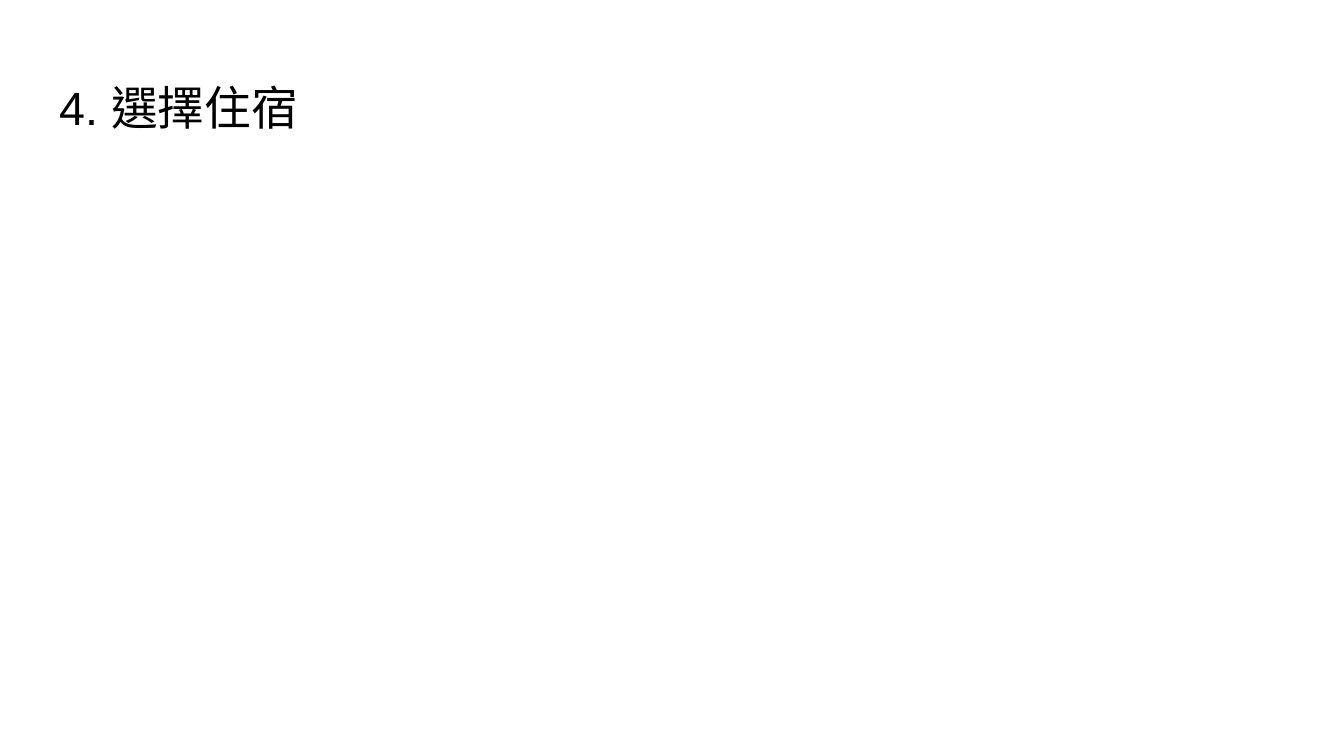
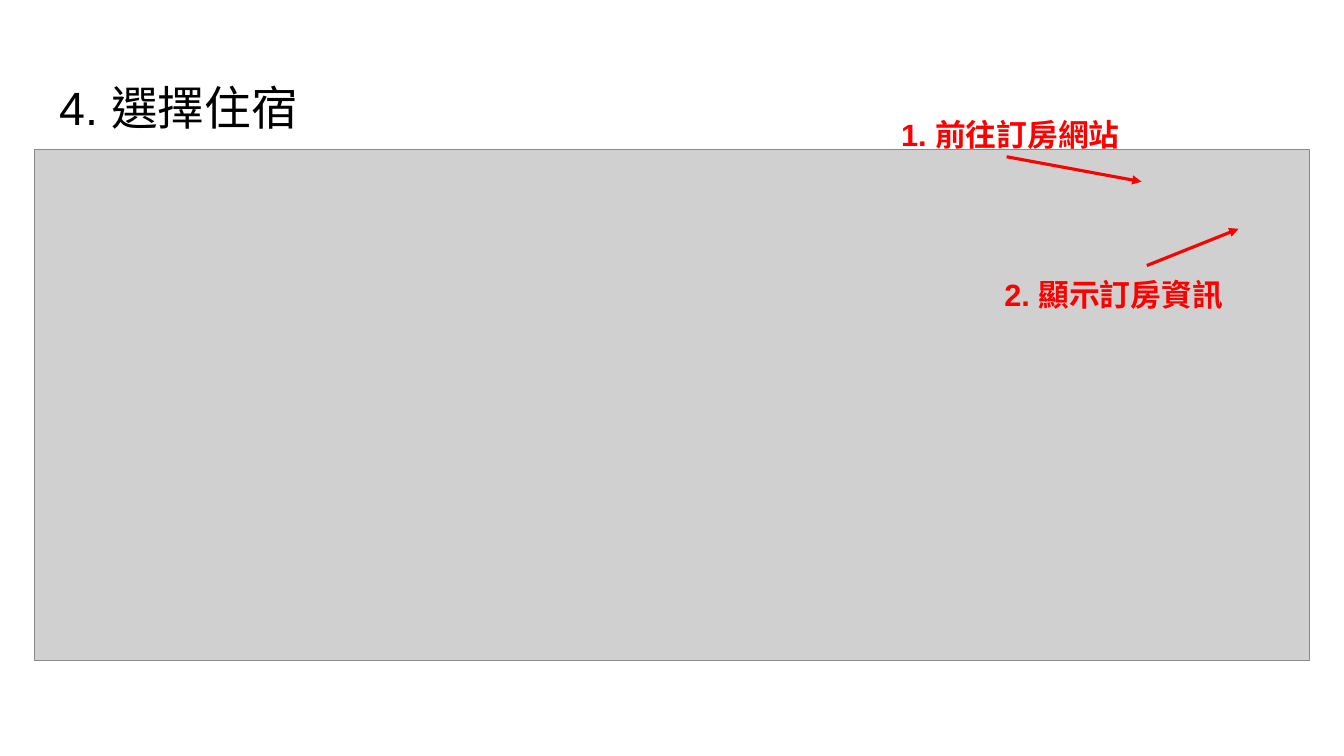
Before and after one commit to Weber0109/final-project, a slide deck: slide 7 of myapp/public/01257003+01257025.pptx. Drawn at 1344x756 pixels with LibreOffice and Linux fonts; fonts in the diff are those of the drawing; grey boxes stand for pictures. Boxes give left, top, right and bottom in pixels: in the first picture for what was removed or moved away, otherwise in the second. Text is boxed around its words. In the diff, an @@ line names an element or a change of style, - is before the commit and + after.

```diff
--- a/myapp/public/01257003+01257025.pptx
+++ b/myapp/public/01257003+01257025.pptx
@@ text added at <box>901,115,1119,155</box>, 22 pt, text #FF0000, bold @@
+1. 前往訂房網站
@@ picture added at <box>35,149,1310,660</box> @@
@@ arrow added from (1007, 157) to (1142, 181), #FF0000 2.25 pt @@
@@ arrow added from (1147, 265) to (1239, 229), #FF0000 2.25 pt @@
@@ text added at <box>1004,279,1222,309</box>, 22 pt, text #FF0000, bold @@
+2. 顯示訂房資訊
```
Also in this commit, not shown: 6 other slides changed, 4 slides added, 2 slides removed, 3 other files.
